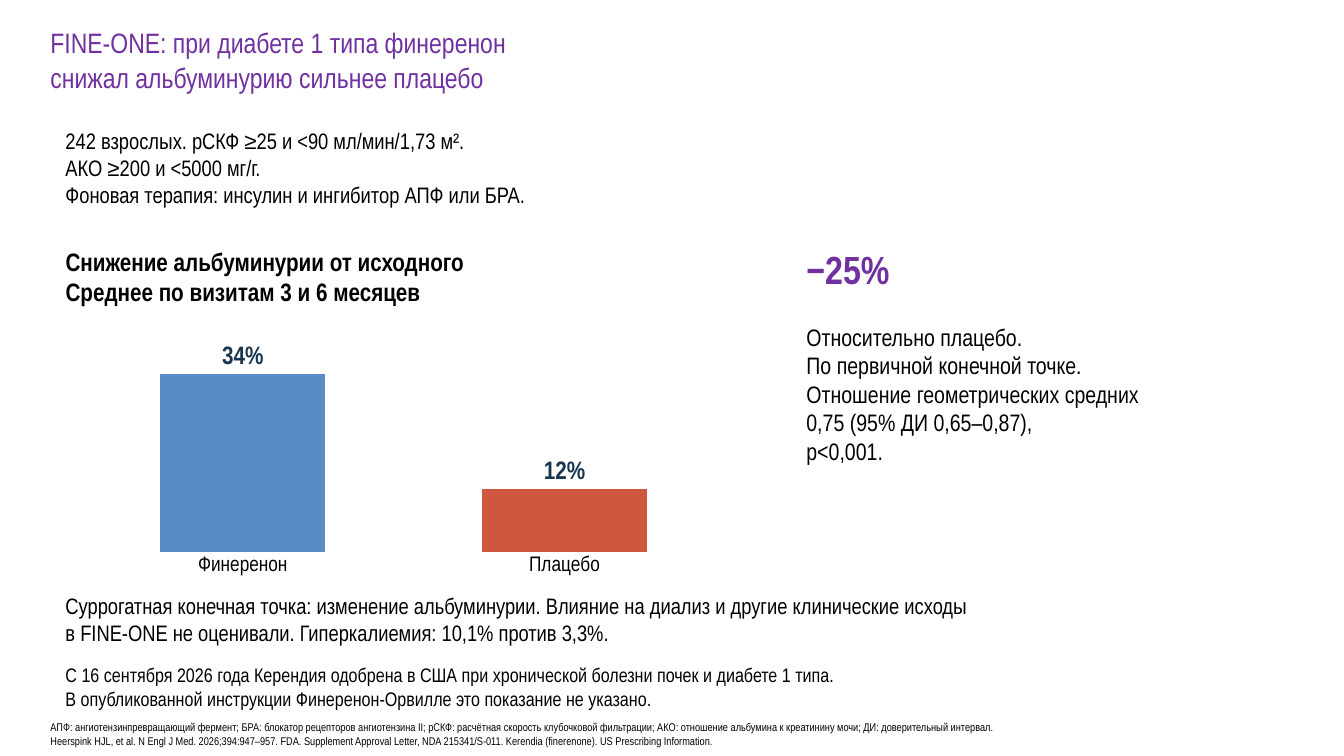
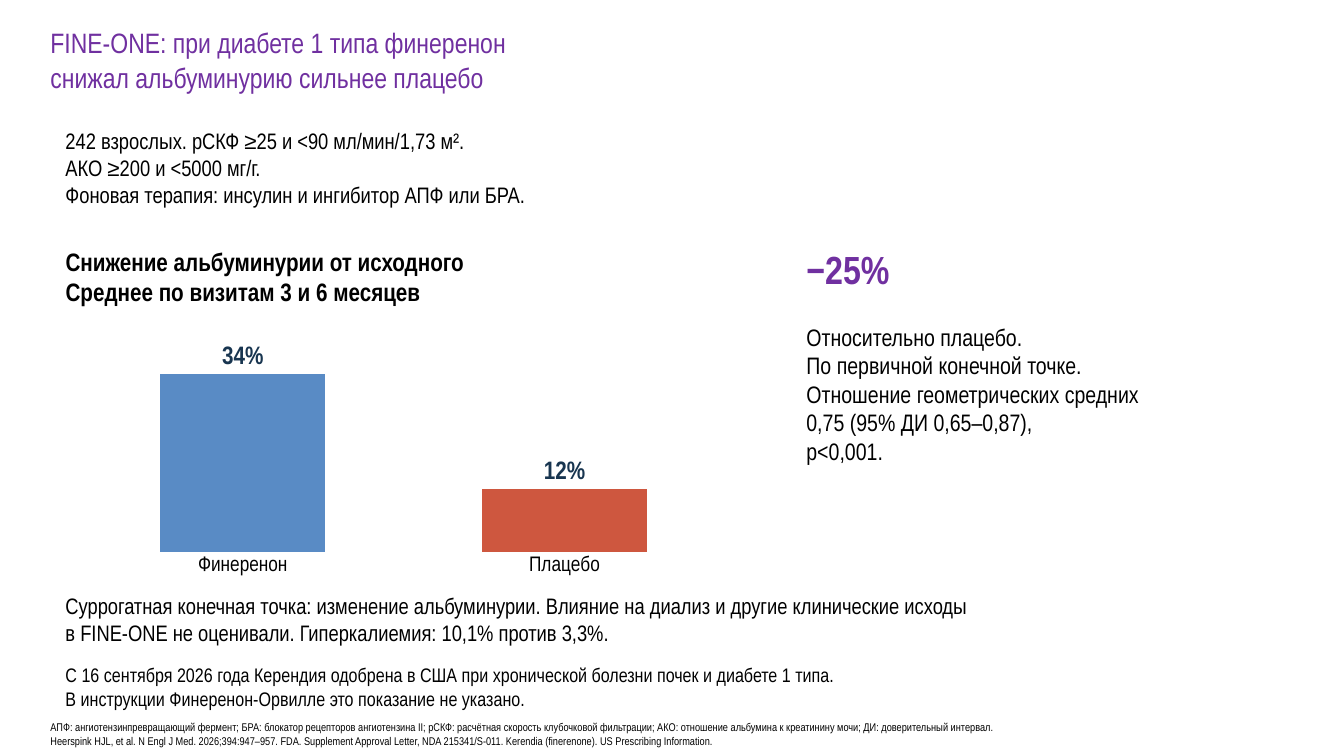
Before and after one commit to drabdulbosit1-eng/my-test-cloud, a slide deck: slide 44 of finerenone/Finerenone_Levin_reviewed.pptx. Drawn at 1344x756 pixels with LibreOffice and Linux fonts; fonts in the diff are those of the drawing. Boxes give left, top, right and bottom in pixels: in the first picture for what was removed or moved away, otherwise in the second. Text is boxed around its words. In the diff, an @@ line names an element or a change of style, - is before the commit and + after.

```diff
--- a/finerenone/Finerenone_Levin_reviewed.pptx
+++ b/finerenone/Finerenone_Levin_reviewed.pptx
@@ text at box(65, 692, 525, 710): text changed @@
-В опубликованной инструкции Финеренон-Орвилле это показание не указано.
+В инструкции Финеренон-Орвилле это показание не указано.
```
Also in this commit, not shown: 24 other slides changed, 1 other file.
